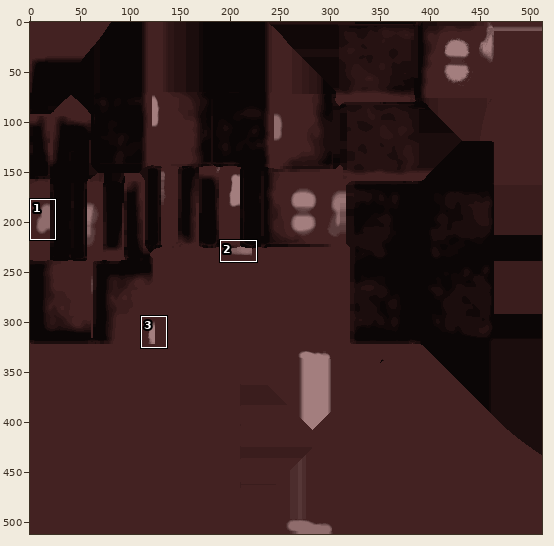
Two versions of one sprite sheet, Assets/Environment/Ship/Textures/Sofa/T_Sofa_Base_Color.png. The first picture is a wide view before the edit; the outline marks the close-up.
Close-up. As it was:
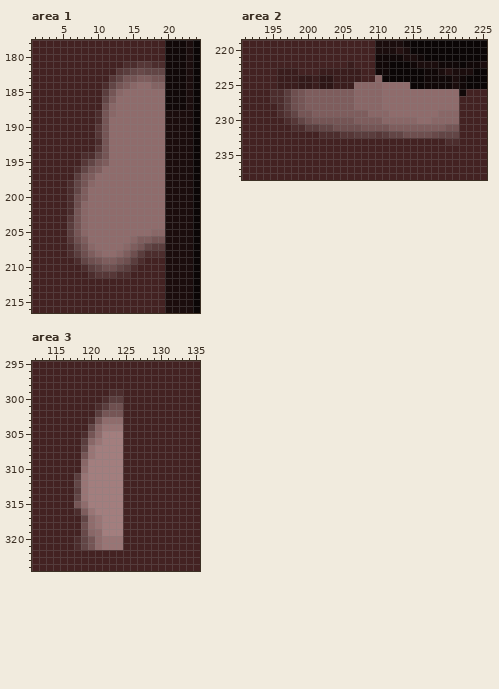
The file is 512x512 pixels. Colours within 5 levels of each other are drawn and written as one. Shown: area 1: x 1..24, y 178..216; area 2: x 191..225, y 219..238; area 3: x 112..135, y 295..324. The commit also changed other parts of the picture, which this record leaves out.
The result:
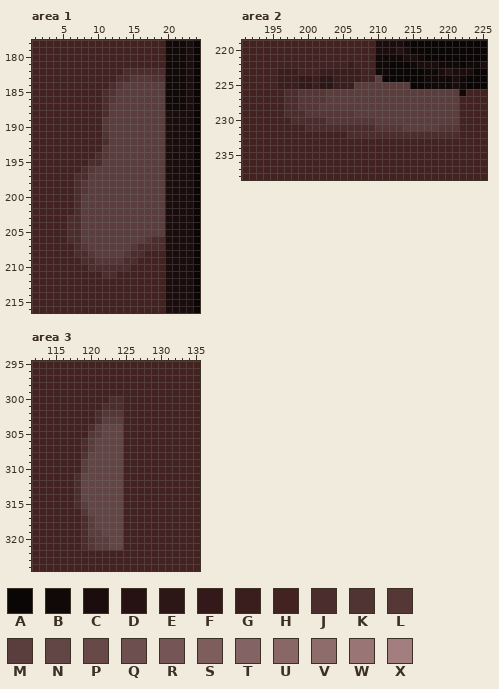
Palette (. is transparent): A #0b0606  B #110808  C #1b0d0d  D #261212  E #2d1616  F #331919  G #3a1d1d  H #432222  J #4c2d2d  K #503333  L #563737  M #5a3d3d  N #624545  P #684949  Q #6e4f4f  R #755555  S #7e5d5d  T #836363  U #896767  V #8f6c6c  W #997575  X #a37e7e
What changed:
Changed rows in their new state; - is an unchanged pixel.
Area 1:
first column x 6:
181 --------HHHHHH
182 -------HJJJJJJ
183 ------HJJLLLKK
184 -----HJLMMMMMM
185 -----JKMMMMMMM
186 -----JLMMMMMMM
187 -----JMMMMMMMM
188 ----HJMMMMMMMM
189 ----HLMMMMMMMM
190 ----HLMMMMMMMM
191 ----HKMMMMMMMM
192 ----HJMMMMMMMM
193 ----HLMMMMMMMM
194 --HHJLMMMMMMMM
195 --HJJMMMMMMMMM
196 -HJLMMMMMMMMMM
197 -JJMMMMMMMMMMM
198 HJLMMMMMMMMMMM
199 HJLMMMMMMMMMMM
200 HJMMMMMMMMMMMM
201 HJMMMMMMMMMMMM
202 HJMMMMMMMMMMMM
203 JJMMMMMMMMMMMM
204 JJMMMMMMMMMMMM
205 JJMMMMMMMMMMMM
206 JJMMMMMMMMMLJJ
207 HJLMMMMMMLJJJJ
208 HJJLMMMMLJJHHH
209 -HJJLLLLJJH---
210 --HJJJJJJH----
211 ---HHJJHH-----
Area 2:
first column x 195:
224 ---------------M-----------
225 ------------MMMMMMMM-------
226 HHJJLLLLMMMMMMMMMMMMMMMMMMM
227 HHJJLLLLMMMMMMMMMMMMMMMMMMM
228 -HJJLLLMMMMMMMMMMMMMMMMMMMM
229 -HJJJLLLLLLLMMMMMMMMMMMMMMM
230 --HJJJJJLLLLLLLMMMMMMMMMMMM
231 ---HHJJJJJJJJJJLLLLMMMMMLLL
232 -------HHHHJJJJJJJJJJJJJJJJ
233 -------------------------HH
Area 3:
first column x 118:
299 -----HH
300 ----HJJ
301 ---HJJJ
302 ---JLLL
303 --HJMMM
304 --JMNNN
305 -HLMNNN
306 -JMNNNN
307 -JMNNNN
308 -KNNNNN
309 -MNNNNN
310 -MNNNNN
311 JNNNNNN
312 JNNNNNN
313 JNNNNNN
314 JNNNNNN
315 JMNNNNN
316 HLNNNNN
317 -JMNNNN
318 -JMNNNN
319 -JMMNNN
320 HJLMMNN
321 HJLMMNN
Where, in picture pixels (left, top, right, bottom), the same in both close-ups:
changed: (67, 61, 165, 278)
changed: (270, 75, 459, 145)
changed: (74, 389, 123, 550)
